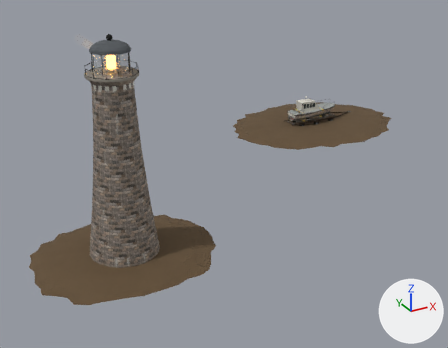
A saved change to the glTF model public/assets/models/wasteland/scablands/ships.glb.
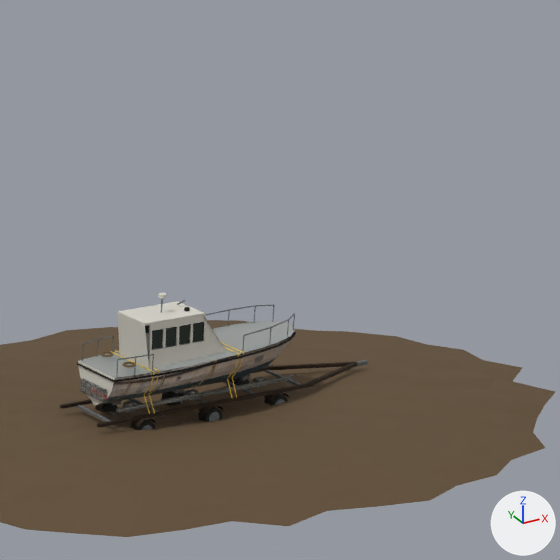
Each version is shown from a 50 mm camera at (144.1, 317.3, 46.3) aimed at (209.3, 435.8, -13.0), then close up on the part from 60% to 88% of the width and 9% to 44% of the height. The lights are fixed; the arrows at lower right show +X, +Y and +Z. The older version's two pictures come first. Where no turn or scale is listed for an object, it has been applied to the vertices. Vertices at exactly the same position are counted once.

Script lines for the objects in view, before the commit:
```python
ob_lake_bed_geometry = bpy.data.objects.new('lake-bed geometry', me_ship_place_spread_sand_0_mesh)
ob_lake_bed_geometry.location = (0.0, 0.0, 0.0)
ob_pilot_boat_geometry = bpy.data.objects.new('pilot-boat geometry', me_twelve_station_deep_vee_hull)
ob_pilot_boat_geometry.location = (230.0, 430.0, -0.8)
ob_pilot_trailer_hitch_coupler = bpy.data.objects.new('pilot-trailer-hitch-coupler', me_cube_506)
ob_pilot_trailer_hitch_coupler.location = (240.95, 430.0, -0.82)
```
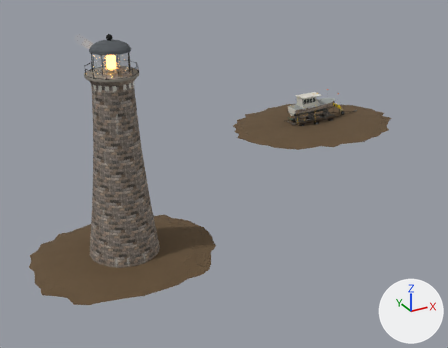
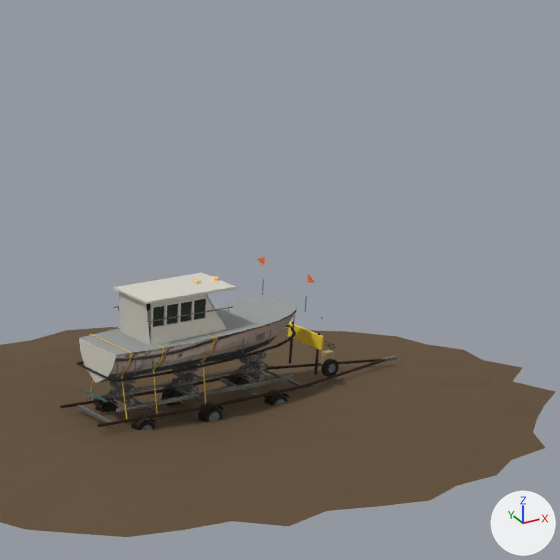
Changed parts and their boxes [x1, y1, x2, y2] in the close-ups (560 x 560 px):
'pilot-boat geometry', reshaped, moved (18% narrower, 8% shorter)
    before: [60, 293, 358, 430]
    after: [79, 257, 322, 383]
'pilot-boat geometry.001', added
    after: [60, 279, 385, 430]
    faces in mat_town___weathered_plank (picture img_town_tile___weathered_plank): [91, 352, 294, 413]
    faces in mat_town___rusted_steel (picture img_town_tile___rusted_steel): [60, 322, 385, 427]
    faces in mat_town___iron_dark (picture img_town_tile___iron_dark): [77, 325, 339, 430]
    faces in mat_town___galvanised_tin (picture img_town_tile___galvanised_tin): [76, 279, 336, 430]
    faces in mat_pilot_boat___yellow_oversize_sign (yellow #f9da35): [287, 322, 323, 350]
'pilot-trailer-hitch-coupler', moved
    before: [356, 360, 368, 366]
    after: [381, 356, 397, 362]
part 1 of me_twelve_station_deep_vee_hull, added
    after: [113, 273, 236, 304]
part 2 of me_twelve_station_deep_vee_hull, deleted
    before: [60, 293, 358, 430]

What changed in the scene script:
```text
Change me_twelve_station_deep_vee_hull:
    remove me_twelve_station_deep_vee_hull.from_pydata(...)  # 2886 vertices, 4928 faces; spans x -7.0..10.7, y -2.1..2.1, z -1.2..5.7
    add me_twelve_station_deep_vee_hull.from_pydata(...)  # 384 vertices, 602 faces; spans x -6.1..7.2, y -2.4..2.4, z 0.4..4.9
    me_twelve_station_deep_vee_hull part 1: a new loose piece, a box spanning x -4.25..1.25, y -1.45..1.45, z 4.64..4.76, in mat_pilot_boat___maintained_warm_cream_enamel (light grey #d7d4ca)
    me_twelve_station_deep_vee_hull part 2: 153 loose pieces with 2532 vertices, spanning x -7.0..10.7, y -2.1..2.1, z -1.2..5.7, are deleted
    other edits to the shape of me_twelve_station_deep_vee_hull do not show in these pictures
    remove me_twelve_station_deep_vee_hull.materials.append(mat_town___iron_dark)  # picture img_town_tile___iron_dark
    remove me_twelve_station_deep_vee_hull.materials.append(mat_pilot_boat___dark_green_boot_stripe)  # dark green #356f5b
    remove me_twelve_station_deep_vee_hull.materials.append(mat_town___faded_hand_paint)  # picture img_town_tile___faded_hand_paint
    remove me_twelve_station_deep_vee_hull.materials.append(mat_town___rusted_steel)  # picture img_town_tile___rusted_steel
    remove me_twelve_station_deep_vee_hull.materials.append(mat_town___weathered_plank)  # picture img_town_tile___weathered_plank
    remove me_twelve_station_deep_vee_hull.materials.append(mat_pilot_boat___bright_yellow_ratchet_webbing)  # yellow #f9ce35
    add me_twelve_station_deep_vee_hull.materials.append(mat_pilot_boat___warm_deck_light_glass)  # beige #ffd690
    add me_twelve_station_deep_vee_hull.materials.append(mat_pilot_boat___orange_oversize_flags)  # orange #f9792c
Change ob_pilot_boat_geometry:
    ob_pilot_boat_geometry.location: (230.0, 430.0, -0.8) -> (230.0, 430.0, 0.4)
Change ob_pilot_trailer_hitch_coupler:
    ob_pilot_trailer_hitch_coupler.location: (240.95, 430.0, -0.82) -> (242.95, 430.0, -0.88)
Add ob_pilot_boat_geometry_001:
    ob_pilot_boat_geometry_001 = bpy.data.objects.new('pilot-boat geometry.001', me_cube_408)  # 2894 vertices, 4996 faces; spans x -1.3..18.4, y -3.7..0.5, z -3.4..3.5; in mat_town___iron_dark (picture img_town_tile___iron_dark), mat_pilot_boat___dark_green_boot_stripe (dark green #356f5b), mat_town___galvanised_tin (picture img_town_tile___galvanised_tin), mat_pilot_boat___maintained_warm_cream_enamel (light grey #d7d4ca), mat_town___faded_hand_paint (picture img_town_tile___faded_hand_paint), mat_town___rusted_steel (picture img_town_tile___rusted_steel), mat_town___weathered_plank (picture img_town_tile___weathered_plank), mat_pilot_boat___bright_yellow_ratchet_webbing (yellow #f9ce35), mat_pilot_boat___yellow_oversize_sign (yellow #f9da35), mat_pilot_boat___faded_jerrycan (yellow #a89965)
    ob_pilot_boat_geometry_001.location = (224.27, 431.64, 1.38)
```
